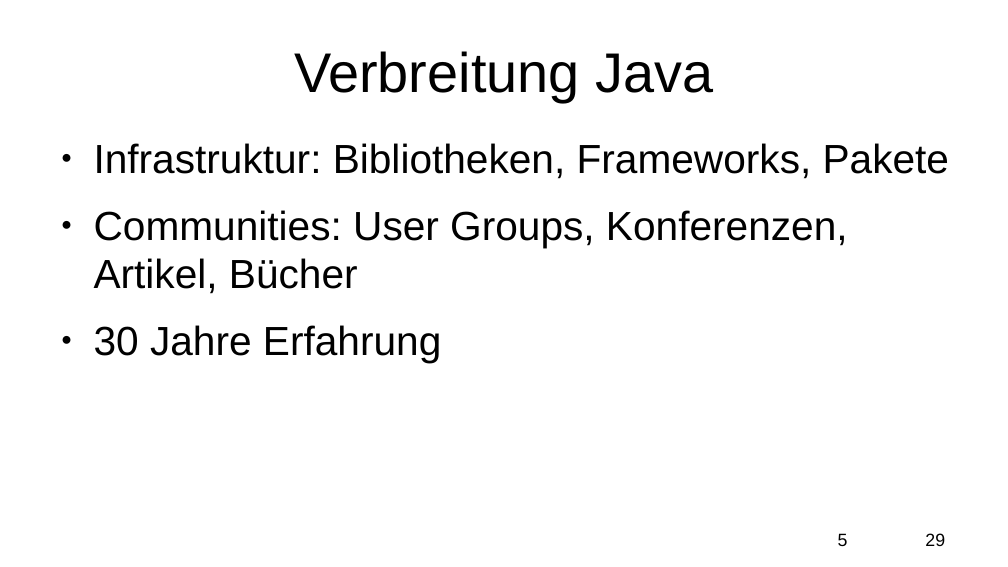
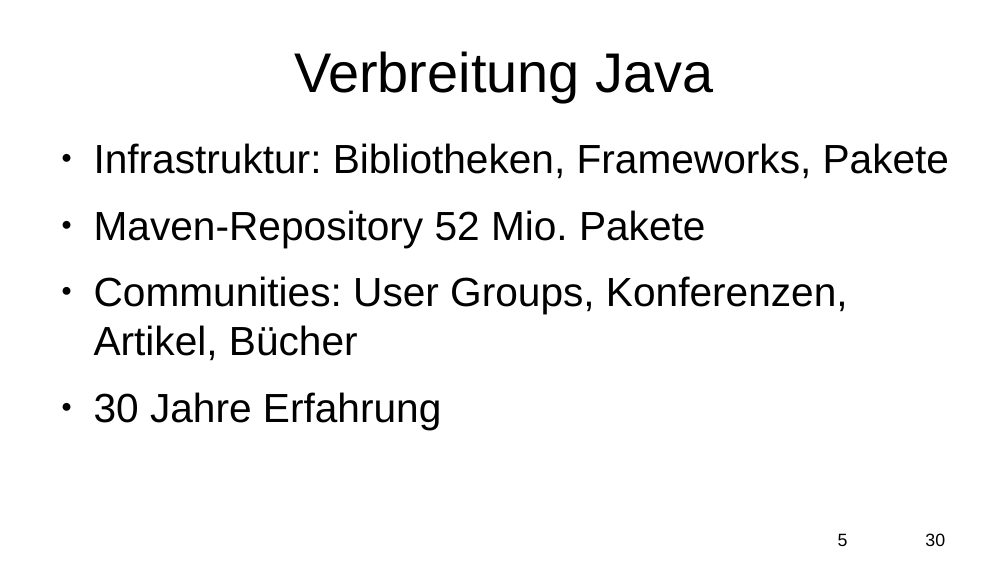
Before and after one commit to FSpruhs/kotlin-statt-java, a slide deck: slide 5 of presentation.odp. Drawn at 1008x567 pixels with LibreOffice and Linux fonts; fonts in the diff are those of the drawing. Boxes give left, top, right and bottom in pixels: in the first picture for what was removed or moved away, otherwise in the second. Text is boxed around its words. In the diff, an @@ line names an element or a change of style, - is before the commit and + after.

```diff
--- a/presentation.odp
+++ b/presentation.odp
@@ text at (x1=94, y1=210, x2=705, y2=247): paragraph added @@
+● Maven-Repository 52 Mio. Pakete
@@ text at (x1=925, y1=533, x2=945, y2=546): text changed @@
-29
+30
```
Also in this commit, not shown: 28 other slides changed, 1 slide added, 1 other file.
